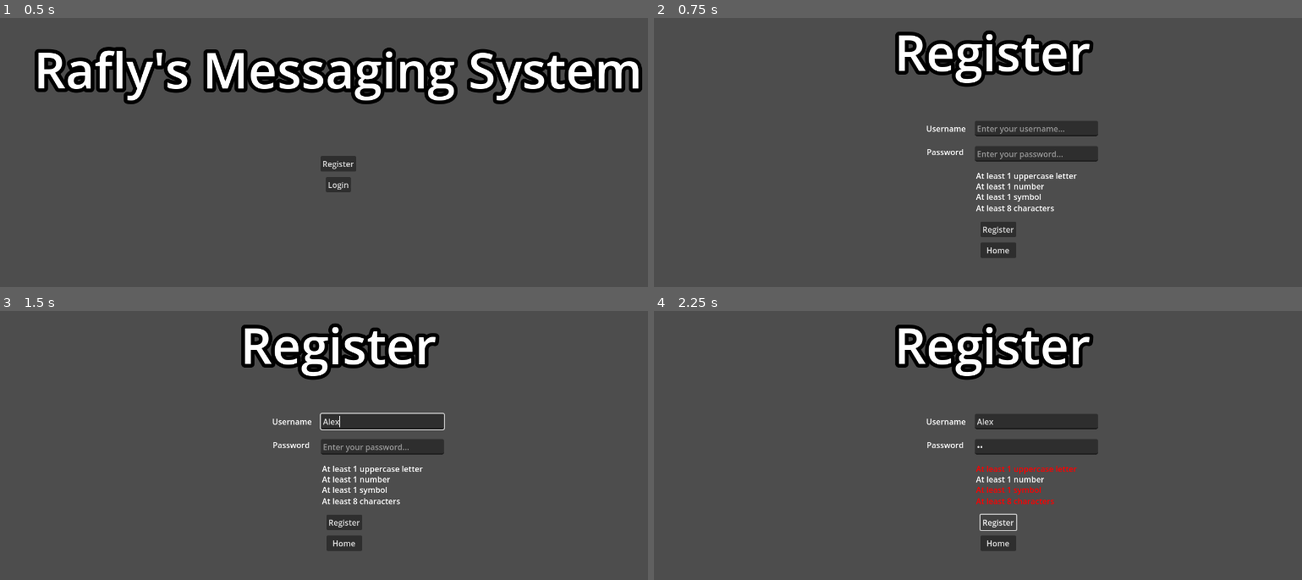
Above: before the commit, frames 1-4 (two rows, left to right).
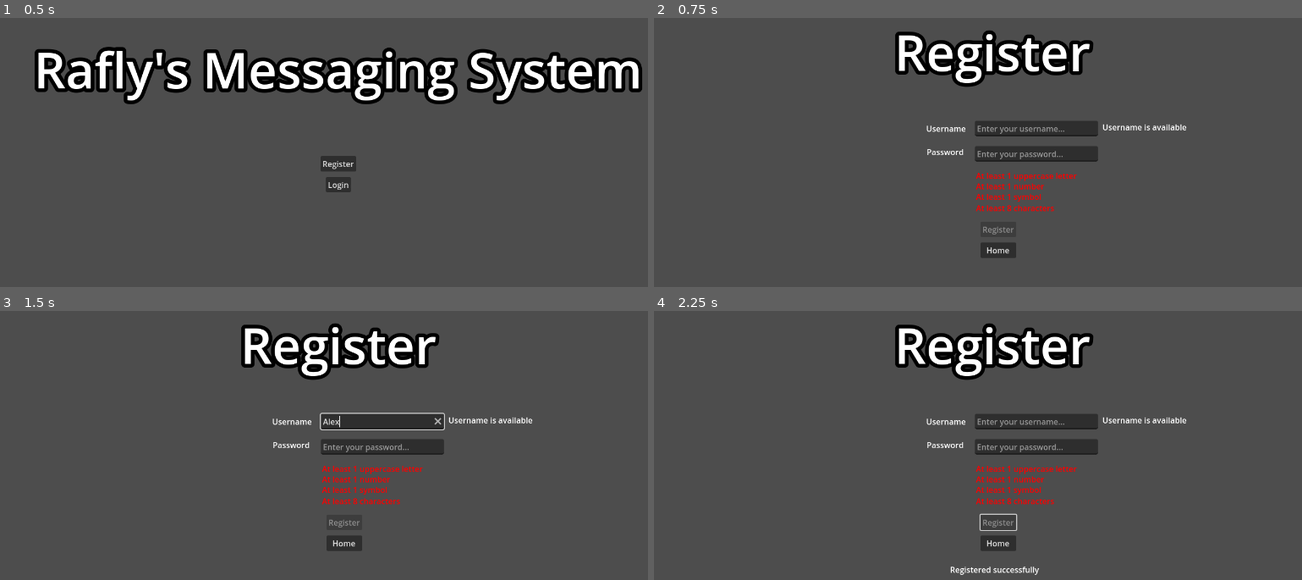
Above: after the commit, the same moments.

Repository: raflyyyanuar/cybersec-spec-capstone
Game: Godot game, scene res://main_page.tscn
The game is run twice, just before and just after one commit, with the same random seed, the same clock (stepped at 60 frames per second) and the same inputs.
Inputs (mouse positions are in pixels of both pictures, inside the frame that each line leads up to):
- Up to frame 1 (0.5 s): no input
- Up to frame 2 (0.75 s): click "Register" at 0.5 s
- Up to frame 3 (1.5 s): click (382, 421) at 1.27 s; type "Alex" at 1.35 s
- Up to frame 4 (2.25 s): click (1036, 448) at 1.5 s; type "12" at 1.58 s; click "Register" at 2 s

Frame 1 is identical in both runs. In frame 2, 0.8% of the frame differs, in the area x 49-83%, y 39-81%; in frame 3, 0.8%; in frame 4, 0.9%, in the area x 45-83%, y 39-99%.

Commit message:
add message transaction

Diff:
--- /dev/null
+++ b/command_page.gd
@@ -0,0 +1,5 @@
+extends Control
+
+
+func _on_exit_pressed() -> void:
+	get_parent().hide()
--- /dev/null
+++ b/command_page.tscn
@@ -0,0 +1,39 @@
+[gd_scene load_steps=2 format=3 uid="uid://xna2it1cdbel"]
+
+[ext_resource type="Script" path="res://command_page.gd" id="1_j31cd"]
+
+[node name="CommandPage" type="Control"]
+layout_mode = 3
+anchors_preset = 15
+anchor_right = 1.0
+anchor_bottom = 1.0
+grow_horizontal = 2
+grow_vertical = 2
+script = ExtResource("1_j31cd")
+
+[node name="ColorRect" type="ColorRect" parent="."]
+layout_mode = 1
+anchors_preset = 15
+anchor_right = 1.0
+anchor_bottom = 1.0
+grow_horizontal = 2
+grow_vertical = 2
+color = Color(0, 0, 0, 0.835294)
+
+[node name="DatabaseDump" type="Button" parent="."]
+layout_mode = 0
+offset_left = 550.0
+offset_top = 325.0
+offset_right = 729.0
+offset_bottom = 356.0
+text = "Open Database Dump"
+
+[node name="Exit" type="Button" parent="."]
+layout_mode = 0
+offset_left = 550.0
+offset_top = 379.0
+offset_right = 729.0
+offset_bottom = 410.0
+text = "Exit Command Page"
+
+[connection signal="pressed" from="Exit" to="." method="_on_exit_pressed"]
--- /dev/null
+++ b/compose_message_page.gd
@@ -0,0 +1,15 @@
+extends Control
+
+
+
+
+func _process(delta: float) -> void:
+	if not $ToLineEdit.get_text().is_empty() and not $ContentTextEdit.get_text().is_empty():
+		$Send.set_disabled(false)
+	else:
+		$Send.set_disabled(true)
+
+
+func _on_send_pressed() -> void:
+	Database.send_message(Session.username, $ToLineEdit.get_text(), $ContentTextEdit.get_text())
+	get_tree().change_scene_to_file("res://message_center_page.tscn")
--- a/compose_message_page.tscn
+++ b/compose_message_page.tscn
@@ -1,5 +1,6 @@
-[gd_scene load_steps=2 format=3 uid="uid://db4w0jcqt01ts"]
+[gd_scene load_steps=3 format=3 uid="uid://db4w0jcqt01ts"]
 
+[ext_resource type="Script" path="res://compose_message_page.gd" id="1_kv8w7"]
 [ext_resource type="LabelSettings" uid="uid://bfaimiwcnjr7w" path="res://title_label.tres" id="1_ysh0u"]
 
 [node name="ComposeMessagePage" type="Control"]
@@ -9,6 +10,7 @@
 anchor_bottom = 1.0
 grow_horizontal = 2
 grow_vertical = 2
+script = ExtResource("1_kv8w7")
 
 [node name="Label" type="Label" parent="."]
 layout_mode = 1
@@ -22,20 +24,20 @@
 text = "Compose a New Message"
 label_settings = ExtResource("1_ysh0u")
 
-[node name="Label2" type="Label" parent="."]
+[node name="ToLabel" type="Label" parent="."]
 offset_left = 68.0
 offset_top = 146.0
 offset_right = 108.0
 offset_bottom = 169.0
-text = "From:"
+text = "To:"
 
-[node name="FromLineEdit" type="LineEdit" parent="."]
+[node name="ToLineEdit" type="LineEdit" parent="."]
 layout_mode = 0
-offset_left = 119.0
+offset_left = 140.0
 offset_top = 146.0
-offset_right = 164.0
-offset_bottom = 172.0
-text = "Who"
+offset_right = 430.0
+offset_bottom = 177.0
+max_length = 12
 
 [node name="Label3" type="Label" parent="."]
 offset_left = 68.0
@@ -51,3 +53,13 @@
 offset_right = 650.0
 offset_bottom = 366.0
 text = "What"
+
+[node name="Send" type="Button" parent="."]
+layout_mode = 0
+offset_left = 661.0
+offset_top = 198.0
+offset_right = 795.0
+offset_bottom = 364.0
+text = "Send!"
+
+[connection signal="pressed" from="Send" to="." method="_on_send_pressed"]
--- a/database.gd
+++ b/database.gd
@@ -3,8 +3,37 @@
 # Credentials dictionary
 var cred_dict = {}
 
+# rafly : password, [inbox]
+# inbox -> id, who, what
+
 func add_cred(username : String, password : String) -> void:
 	if cred_dict.has(username):
 		print("Username already exists!")
 	else:
-		cred_dict[username] = password.sha256_text()
+		cred_dict[username] = [password.sha256_text(), []]
+
+
+func exists(username : String) -> bool:
+	return cred_dict.has(username)
+
+
+func is_cred_valid(username : String, password : String) -> bool:
+	return cred_dict.has(username) and cred_dict[username][0] == password.sha256_text()
+
+
+func send_message(from : String, to : String, what : String) -> void:
+	if not exists(to):
+		return
+
+	# message = id, from, what
+	var id = len(cred_dict[to][1])
+	var message = [id, from, what]
+
+	cred_dict[to][1].append(message)
+
+
+func fetch_messages(username : String) -> Array:
+	if not exists(username):
+		return []
+
+	return cred_dict[username][1]
--- a/login_page.gd
+++ b/login_page.gd
@@ -1,6 +1,28 @@
 extends Control
 
 var main_page := preload("res://main_page.tscn")
+var message_center_page := preload("res://message_center_page.tscn")
+
+func _ready() -> void:
+	$Status.hide()
+
 
 func _on_home_pressed() -> void:
 	PageSwitcher.switch_to(main_page)
+
+
+func _process(delta: float) -> void:
+	if not $InputUsername.get_text().is_empty() and not $InputPassword.get_text().is_empty():
+		$Login.set_disabled(false)
+	else:
+		$Login.set_disabled(true)
+
+
+func _on_login_pressed() -> void:
+	$Status.show()
+	if Database.is_cred_valid($InputUsername.get_text(), $InputPassword.get_text()):
+		$Status.set_text("Login successful")
+		Session.login($InputPassword.get_text())
+		PageSwitcher.switch_to(message_center_page)
+	else:
+		$Status.set_text("Incorrect username or password")
--- a/login_page.tscn
+++ b/login_page.tscn
@@ -30,6 +30,7 @@
 offset_right = 860.0
 offset_bottom = 238.0
 placeholder_text = "Enter your username..."
+clear_button_enabled = true
 
 [node name="InputPassword" type="LineEdit" parent="."]
 offset_left = 613.0
@@ -38,6 +39,7 @@
 offset_bottom = 289.0
 placeholder_text = "Enter your password..."
 secret = true
+clear_button_enabled = true
 
 [node name="Label2" type="Label" parent="."]
 offset_left = 515.0
@@ -62,8 +64,19 @@
 
 [node name="Home" type="Button" parent="."]
 layout_mode = 0
-offset_right = 8.0
-offset_bottom = 8.0
+offset_left = 632.0
+offset_top = 369.0
+offset_right = 687.0
+offset_bottom = 400.0
 text = "Home"
 
+[node name="Status" type="Label" parent="."]
+layout_mode = 0
+offset_left = 531.0
+offset_top = 417.0
+offset_right = 783.0
+offset_bottom = 443.0
+text = "Incorrect username or password"
+
+[connection signal="pressed" from="Login" to="." method="_on_login_pressed"]
 [connection signal="pressed" from="Home" to="." method="_on_home_pressed"]
--- /dev/null
+++ b/message_center_page.gd
@@ -0,0 +1,29 @@
+extends Control
+
+
+func _ready() -> void:
+	# greet the user
+	$Greeting.set_text("Welcome, " + Session.username + "!")
+
+	# fetch messages
+	var messages = Database.fetch_messages(Session.username)
+	# message = [id, who, what]
+	for m in messages:
+		print("You have a message from " + m[1])
+		var button = Button.new()
+		$MessageList.add_child(button)
+		button.set_text("Message from " + m[1])
+		button.pressed.connect(_on_view_message_button_pressed.bind(m))
+
+
+func _on_view_message_button_pressed(message : Array):
+	print(message)
+
+
+func _on_compose_pressed() -> void:
+	get_tree().change_scene_to_file("res://compose_message_page.tscn")
+
+
+func _on_logout_pressed() -> void:
+	Session.logout()
+	get_tree().change_scene_to_file("res://main_page.tscn")
--- a/message_center_page.tscn
+++ b/message_center_page.tscn
@@ -1,6 +1,7 @@
-[gd_scene load_steps=2 format=3 uid="uid://batjp5qcv65h6"]
+[gd_scene load_steps=3 format=3 uid="uid://batjp5qcv65h6"]
 
 [ext_resource type="LabelSettings" uid="uid://bfaimiwcnjr7w" path="res://title_label.tres" id="1_ademr"]
+[ext_resource type="Script" path="res://message_center_page.gd" id="1_hhfv7"]
 
 [node name="MessageCenterPage" type="Control"]
 layout_mode = 3
@@ -9,6 +10,7 @@
 anchor_bottom = 1.0
 grow_horizontal = 2
 grow_vertical = 2
+script = ExtResource("1_hhfv7")
 
 [node name="Label" type="Label" parent="."]
 layout_mode = 1
@@ -24,10 +26,10 @@
 
 [node name="Compose" type="Button" parent="."]
 layout_mode = 0
-offset_left = 62.0
-offset_top = 168.0
-offset_right = 264.0
-offset_bottom = 199.0
+offset_left = 56.0
+offset_top = 186.0
+offset_right = 258.0
+offset_bottom = 217.0
 text = "Compose a new message"
 
 [node name="Label2" type="Label" parent="."]
@@ -38,10 +40,28 @@
 offset_bottom = 293.0
 text = "Messages list:"
 
-[node name="DummyMessage" type="Button" parent="."]
+[node name="Greeting" type="Label" parent="."]
 layout_mode = 0
 offset_left = 57.0
-offset_top = 306.0
-offset_right = 222.0
-offset_bottom = 337.0
-text = "Message from Rania"
+offset_top = 160.0
+offset_right = 180.0
+offset_bottom = 186.0
+text = "Welcome, Rafly!"
+
+[node name="Logout" type="Button" parent="."]
+layout_mode = 0
+offset_left = 59.0
+offset_top = 229.0
+offset_right = 121.0
+offset_bottom = 260.0
+text = "Logout"
+
+[node name="MessageList" type="VBoxContainer" parent="."]
+layout_mode = 0
+offset_left = 61.0
+offset_top = 291.0
+offset_right = 226.0
+offset_bottom = 331.0
+
+[connection signal="pressed" from="Compose" to="." method="_on_compose_pressed"]
+[connection signal="pressed" from="Logout" to="." method="_on_logout_pressed"]
--- a/project.godot
+++ b/project.godot
@@ -20,6 +20,7 @@
 PageSwitcher="*res://page_switcher.gd"
 SpecialKeys="*res://special_keys.gd"
 Database="*res://database.gd"
+Session="*res://session.gd"
 
 [display]
 
@@ -31,7 +32,7 @@
 
 open_command={
 "deadzone": 0.5,
-"events": [Object(InputEventKey,"resource_local_to_scene":false,"resource_name":"","device":-1,"window_id":0,"alt_pressed":false,"shift_pressed":false,"ctrl_pressed":false,"meta_pressed":false,"pressed":false,"keycode":0,"physical_keycode":96,"key_label":0,"unicode":96,"echo":false,"script":null)
+"events": [Object(InputEventKey,"resource_local_to_scene":false,"resource_name":"","device":-1,"window_id":0,"alt_pressed":false,"shift_pressed":false,"ctrl_pressed":true,"meta_pressed":false,"pressed":false,"keycode":0,"physical_keycode":96,"key_label":0,"unicode":0,"echo":false,"script":null)
 ]
 }
 
--- a/register_page.gd
+++ b/register_page.gd
@@ -1,6 +1,18 @@
 extends Control
 
 var main_page := preload("res://main_page.tscn")
+
+
+func _ready() -> void:
+	$UsernameAvailability.hide()
+	$Status.hide()
+
+
+func _process(delta: float) -> void:
+	if is_username_available($InputUsername.get_text()) and is_password_good($InputPassword.get_text()):
+		$Register.set_disabled(false)
+	else:
+		$Register.set_disabled(true)
 
 
 func _on_home_pressed() -> void:
@@ -8,15 +20,12 @@
 
 
 func _on_register_pressed() -> void:
-	pass # Replace with function body.
-
-
-func _on_input_username_text_submitted(new_text: String) -> void:
-	pass # Replace with function body.
-
-
-func _on_input_password_text_submitted(new_text: String) -> void:
-	pass # Replace with function body.
+	# add username
+	$Status.show()
+	$Status.set_text("Registered successfully")
+	Database.add_cred($InputUsername.get_text(), $InputPassword.get_text())
+	$InputUsername.clear()
+	$InputPassword.clear()
 
 
 func contains_uppercase(password):
@@ -25,6 +34,7 @@
 	regex.compile(uppercase_pattern)
 
 	return regex.search(password) != null
+
 
 func contains_number(password):
 	var number_pattern = "\\d"
@@ -49,13 +59,30 @@
 func check(check_function : Callable, password : String, check_label : Label):
 	if check_function.call(password):
 		check_label.modulate = Color.WHITE
+		return 1
 	else:
 		check_label.modulate = Color.RED
+		return 0
 
 
-func _on_input_password_text_changed(new_text: String) -> void:
+func is_username_available(username : String) -> bool:
+	$UsernameAvailability.show()
+	if Database.exists(username):
+		$UsernameAvailability.set_text("Username already exists")
+		return false
+	else:
+		$UsernameAvailability.set_text("Username is available")
+		return true
+
+
+func is_password_good(password : String) -> bool:
 	# check all the password requirements
-	check(contains_uppercase, new_text, $LettersRequirement)
-	check(contains_number, new_text, $NumberRequirement)
-	check(contains_symbol, new_text, $SymbolRequirement)
-	check(has_length_of, new_text, $LengthRequirement)
+	var password_score := 0
+
+	password_score += check(contains_uppercase, password, $LettersRequirement)
+	password_score += check(contains_number, password, $NumberRequirement)
+	password_score += check(contains_symbol, password, $SymbolRequirement)
+	password_score += check(has_length_of, password, $LengthRequirement)
+
+	# return password_score == 4
+	return not password.is_empty()
--- a/register_page.tscn
+++ b/register_page.tscn
@@ -31,6 +31,8 @@
 offset_right = 892.0
 offset_bottom = 238.0
 placeholder_text = "Enter your username..."
+max_length = 12
+clear_button_enabled = true
 
 [node name="InputPassword" type="LineEdit" parent="."]
 layout_mode = 0
@@ -40,6 +42,7 @@
 offset_bottom = 289.0
 placeholder_text = "Enter your password..."
 secret = true
+clear_button_enabled = true
 
 [node name="Label2" type="Label" parent="."]
 layout_mode = 0
@@ -95,6 +98,7 @@
 offset_top = 410.0
 offset_right = 728.0
 offset_bottom = 441.0
+disabled = true
 text = "Register"
 
 [node name="Home" type="Button" parent="."]
@@ -105,8 +109,21 @@
 offset_bottom = 483.0
 text = "Home"
 
-[connection signal="text_submitted" from="InputUsername" to="." method="_on_input_username_text_submitted"]
-[connection signal="text_changed" from="InputPassword" to="." method="_on_input_password_text_changed"]
-[connection signal="text_submitted" from="InputPassword" to="." method="_on_input_password_text_submitted"]
+[node name="UsernameAvailability" type="Label" parent="."]
+layout_mode = 0
+offset_left = 901.0
+offset_top = 208.0
+offset_right = 1092.0
+offset_bottom = 234.0
+text = "Username already exists"
+
+[node name="Status" type="Label" parent="."]
+layout_mode = 0
+offset_left = 595.0
+offset_top = 509.0
+offset_right = 786.0
+offset_bottom = 535.0
+text = "Registered successfully"
+
 [connection signal="pressed" from="Register" to="." method="_on_register_pressed"]
 [connection signal="pressed" from="Home" to="." method="_on_home_pressed"]
--- /dev/null
+++ b/session.gd
@@ -0,0 +1,11 @@
+extends Node
+
+var username : String = ""
+
+
+func login(u : String) -> void:
+	username = u
+
+
+func logout() -> void:
+	username = ""
--- /dev/null
+++ b/view_message_page.gd
@@ -0,0 +1,5 @@
+extends Control
+
+
+func _ready() -> void:
+	pass
--- a/view_message_page.tscn
+++ b/view_message_page.tscn
@@ -1,6 +1,7 @@
-[gd_scene load_steps=2 format=3 uid="uid://dkxfrj842lovt"]
+[gd_scene load_steps=3 format=3 uid="uid://dkxfrj842lovt"]
 
 [ext_resource type="LabelSettings" uid="uid://bfaimiwcnjr7w" path="res://title_label.tres" id="1_3h484"]
+[ext_resource type="Script" path="res://view_message_page.gd" id="1_tg2ke"]
 
 [node name="ViewMessagePage" type="Control"]
 layout_mode = 3
@@ -9,6 +10,7 @@
 anchor_bottom = 1.0
 grow_horizontal = 2
 grow_vertical = 2
+script = ExtResource("1_tg2ke")
 
 [node name="Label" type="Label" parent="."]
 layout_mode = 1
